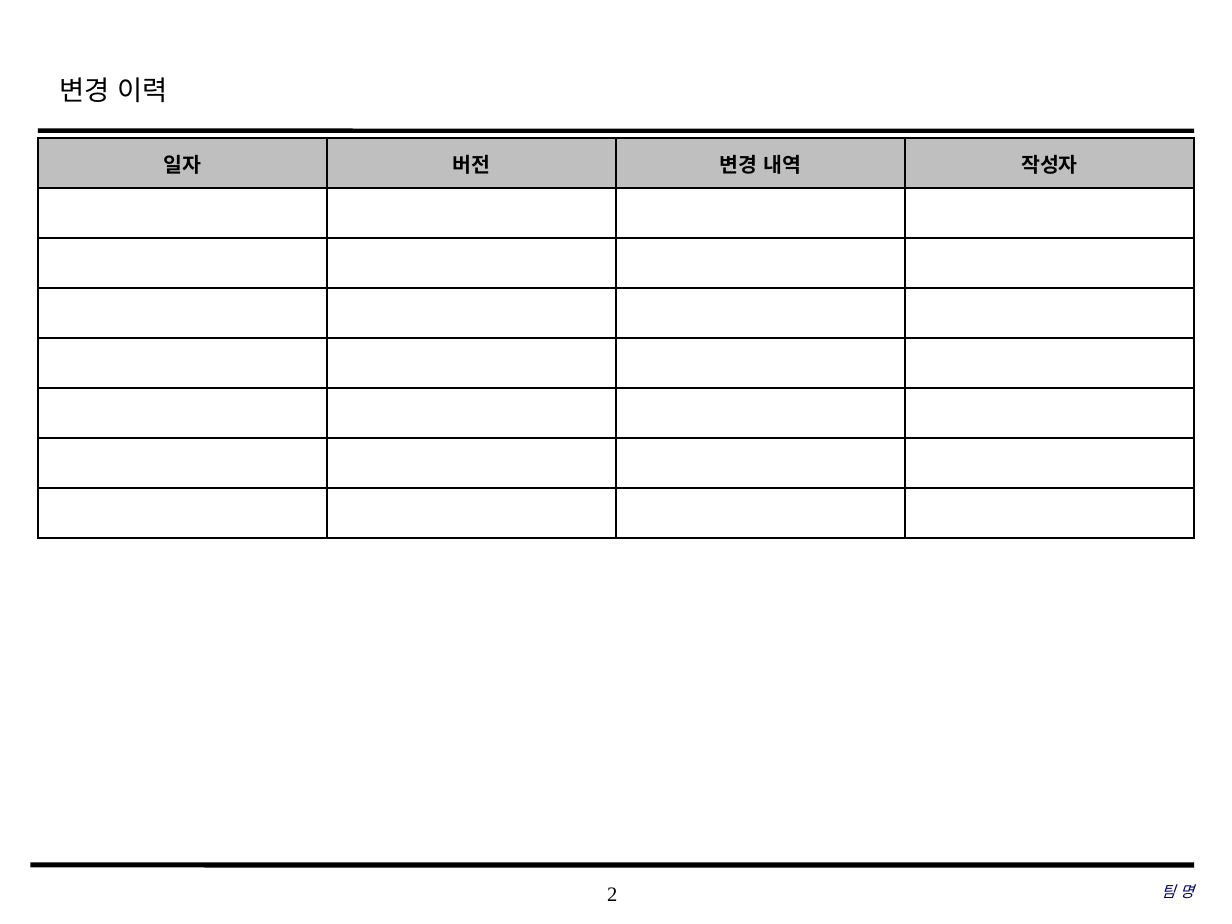
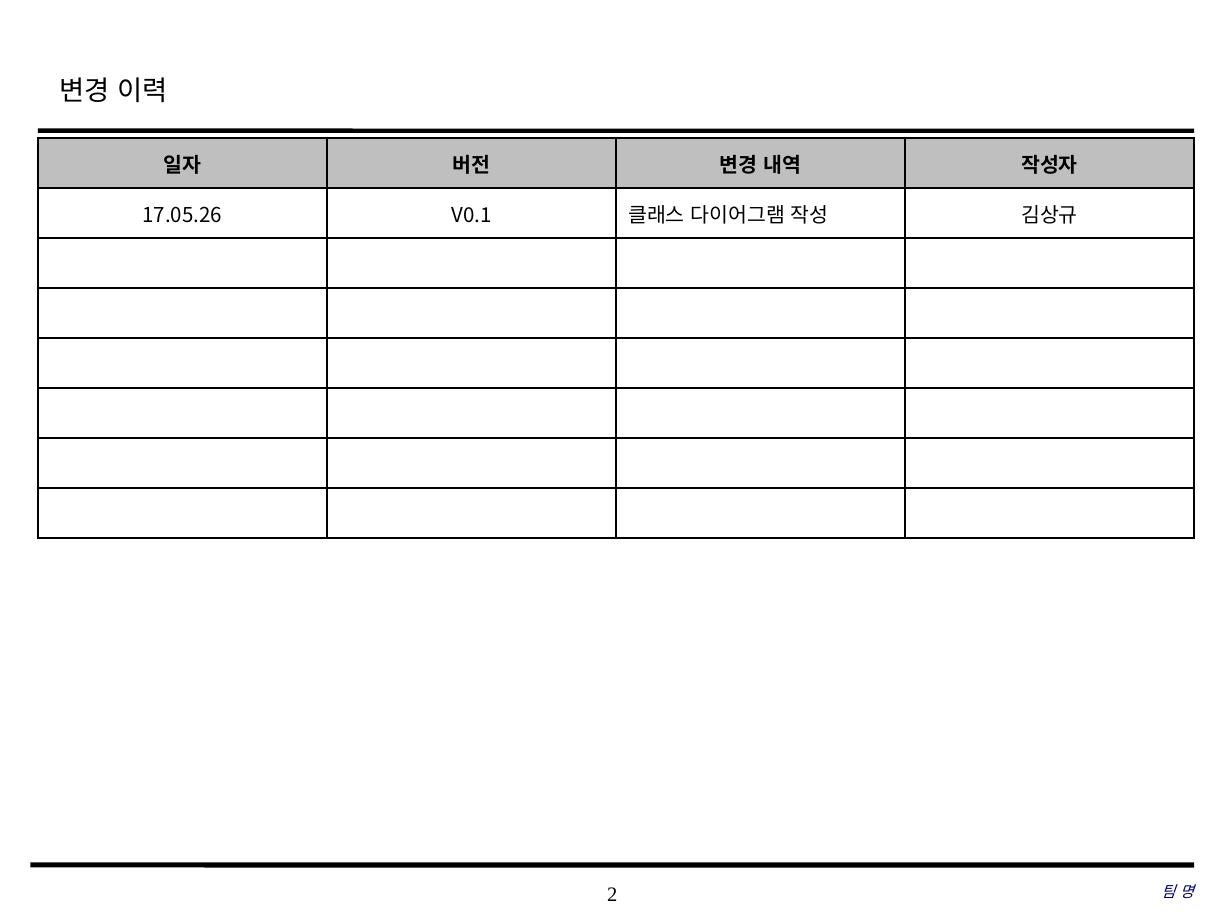
Before and after one commit to SE-admin/8, a slide deck: slide 2 of doc/3_ 설계서/Class Design.pptx. Drawn at 1232x924 pixels with LibreOffice and Linux fonts; fonts in the diff are those of the drawing; background and template pictures are left out. Boxes give left, top, right and bottom in pixels: in the first picture for what was removed or moved away, otherwise in the second. Text is boxed around its words. In the diff, an @@ line names an element or a change of style, - is before the commit and + after.

Commit message:
#688 #689 #690 #691 #692 #693 #694 #695 #696 #697 #698 #699 #700 #701 #702 #703 #704 #705 #706 #707 #708 #709 클래스 디자인 작성

```diff
--- a/doc/3_ 설계서/Class Design.pptx
+++ b/doc/3_ 설계서/Class Design.pptx
@@ table at [38, 138, 1196, 537] @@
+row 2: 17.05.26 | V0.1 | 클래스 다이어그램 작성 | 김상규
-row 8:  |  |  | 
```
Also in this commit, not shown: 3 slides added, 1 slide removed.
